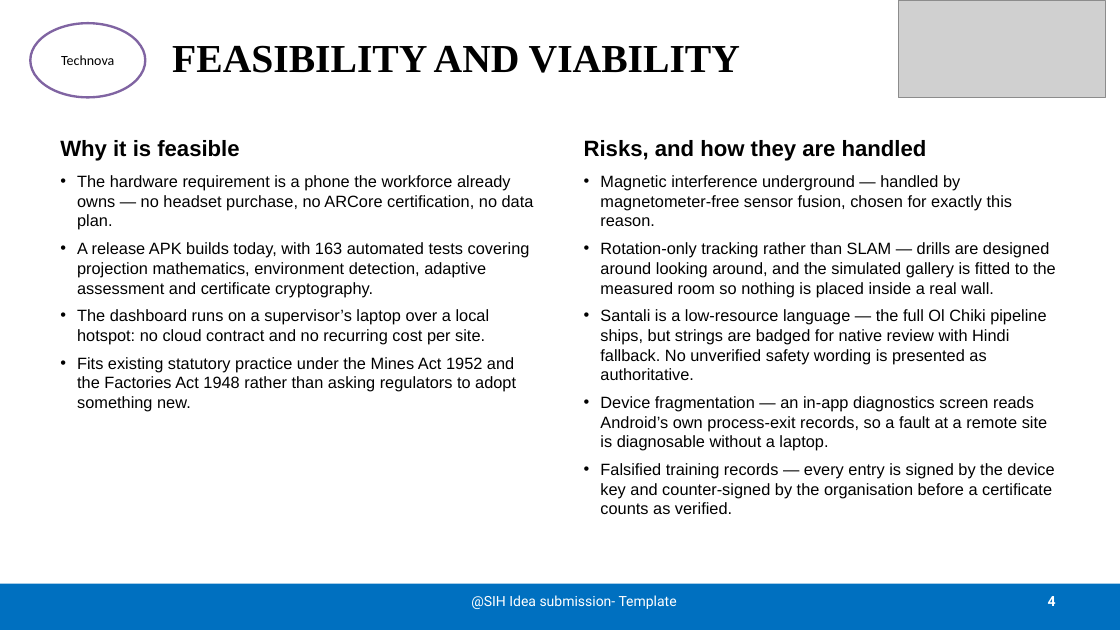
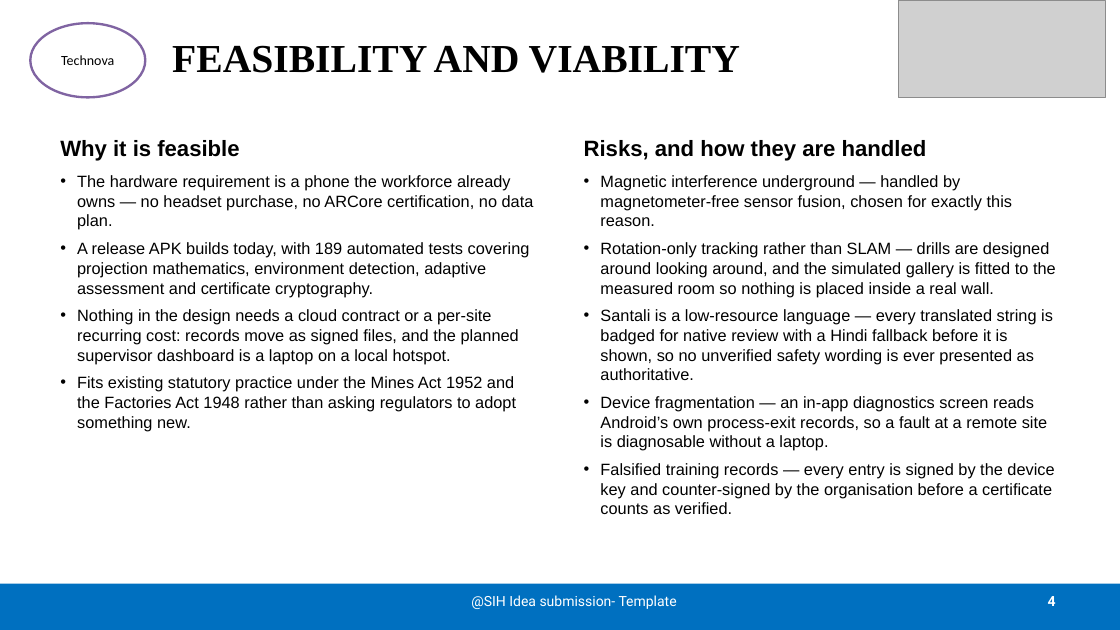
Before and after one commit to Sreevaishnavi-t/surakshaAr, a slide deck: slide 4 of docs/SurakshaAR-SIH2026-Idea.pptx. Drawn at 1120x630 pixels with LibreOffice and Linux fonts; fonts in the diff are those of the drawing; grey boxes stand for pictures. Boxes give left, top, right and bottom in pixels: in the first picture for what was removed or moved away, otherwise in the second. Text is boxed around its words. In the diff, an @@ line names an element or a change of style, - is before the commit and + after.

```diff
--- a/docs/SurakshaAR-SIH2026-Idea.pptx
+++ b/docs/SurakshaAR-SIH2026-Idea.pptx
@@ text at (77,242,530,364): text changed @@
-• A release APK builds today, with 163 automated tests covering projection mathematics, environment detection, adaptive assessment and certificate cryptography.
-• The dashboard runs on a supervisor’s laptop over a local hotspot: no cloud contract and no recurring cost per site.
+• A release APK builds today, with 189 automated tests covering projection mathematics, environment detection, adaptive assessment and certificate cryptography.
+• Nothing in the design needs a cloud contract or a per-site recurring cost: records move as signed files, and the planned supervisor dashboard is a laptop on a local hotspot.
@@ text at (600,309,1053,380): text changed @@
-• Santali is a low-resource language — the full Ol Chiki pipeline ships, but strings are badged for native review with Hindi fallback. No unverified safety wording is presented as authoritative.
+• Santali is a low-resource language — every translated string is badged for native review with a Hindi fallback before it is shown, so no unverified safety wording is ever presented as authoritative.
```
Also in this commit, not shown: 3 other slides changed, 6 other files.
